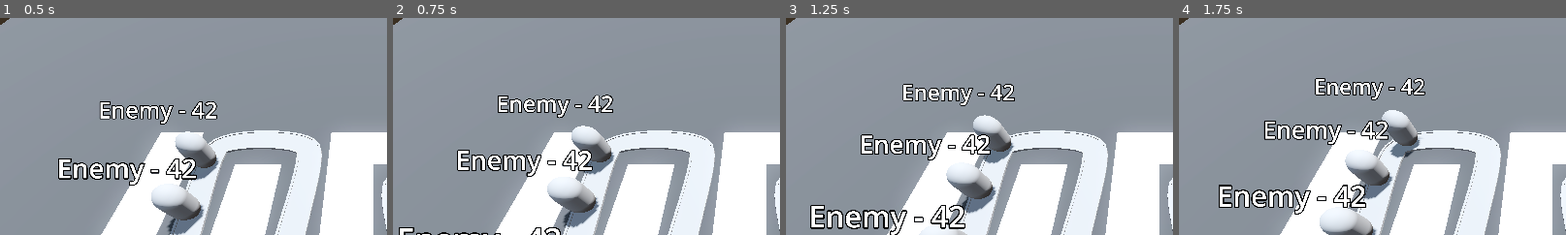
Above: before the commit, frames 1-4 (left to right).
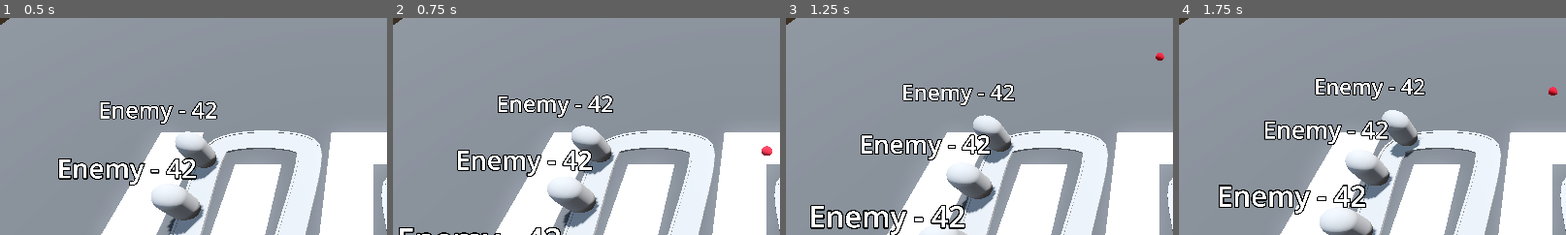
Above: after the commit, the same moments.

Repository: yrubner/TowerDefenseGD
Game: Godot game, scene res://BaseLevel.tscn
Same seed, same stepped clock (60 frames per second), same inputs: the game is played once before the commit and once after it.
Inputs (mouse positions are % of the whole screen's width and height, from its top left):
- Up to frame 1 (0.5 s): no input
- Up to frame 2 (0.75 s): move the mouse to (72, 45) at 0.52 s; press the mouse at (72, 45) at 0.53 s
- Up to frame 3 (1.25 s): no input
- Up to frame 4 (1.75 s): move the mouse to (30, 55) at 1.27 s; release the mouse at (30, 55) at 1.28 s; click (30, 55) at 1.35 s
The pictures show only the part of the screen within x 2-52%, y 0-50%; the shares and areas given below are measured in that part.

Frame 1 is identical in both runs. In frame 2, 0.1% of the frame differs, in the area x 95-98%, y 58-64%; in frame 3, less than 0.1%; in frame 4, less than 0.1%.

Commit message:
Finished Lesson 47: Making Projectiles

Diff:
--- /dev/null
+++ b/Turret/projectile.gd
@@ -0,0 +1,8 @@
+extends Area3D
+
+var direction: Vector3 = Vector3.FORWARD
+
+@export var speed: float = 30.0
+
+func _physics_process(delta: float) -> void:
+	position += direction * (speed * delta)
--- /dev/null
+++ b/Turret/projectile.tscn
@@ -0,0 +1,21 @@
+[gd_scene load_steps=5 format=3 uid="uid://d3hry6hhl6d4h"]
+
+[ext_resource type="Script" path="res://Turret/projectile.gd" id="1_cgq1t"]
+
+[sub_resource type="StandardMaterial3D" id="StandardMaterial3D_f8ec4"]
+albedo_color = Color(0.691793, 0, 0.104684, 1)
+
+[sub_resource type="SphereMesh" id="SphereMesh_ptyx0"]
+material = SubResource("StandardMaterial3D_f8ec4")
+
+[sub_resource type="SphereShape3D" id="SphereShape3D_r8m74"]
+
+[node name="Projectile" type="Area3D"]
+top_level = true
+script = ExtResource("1_cgq1t")
+
+[node name="MeshInstance3D" type="MeshInstance3D" parent="."]
+mesh = SubResource("SphereMesh_ptyx0")
+
+[node name="CollisionShape3D" type="CollisionShape3D" parent="."]
+shape = SubResource("SphereShape3D_r8m74")
--- /dev/null
+++ b/Turret/turret.gd
@@ -0,0 +1,7 @@
+extends Node3D
+
+@export var projectile: PackedScene
+
+func _ready() -> void:
+	var shot = projectile.instantiate()
+	add_child(shot)
--- a/Turret/turret.tscn
+++ b/Turret/turret.tscn
@@ -1,4 +1,7 @@
-[gd_scene load_steps=5 format=3 uid="uid://h3fs7wuld2x8"]
+[gd_scene load_steps=7 format=3 uid="uid://h3fs7wuld2x8"]
+
+[ext_resource type="Script" path="res://Turret/turret.gd" id="1_gndoa"]
+[ext_resource type="PackedScene" uid="uid://d3hry6hhl6d4h" path="res://Turret/projectile.tscn" id="1_u70d4"]
 
 [sub_resource type="CylinderMesh" id="CylinderMesh_oq5ek"]
 height = 1.0
@@ -15,6 +18,8 @@
 size = Vector3(0.4, 0.2, 0.45)
 
 [node name="Turret" type="Node3D"]
+script = ExtResource("1_gndoa")
+projectile = ExtResource("1_u70d4")
 
 [node name="TurretBase" type="MeshInstance3D" parent="."]
 transform = Transform3D(1, 0, 0, 0, 1, 0, 0, 0, 1, 0, 0.5, 0)
Not shown, changed: README.md
